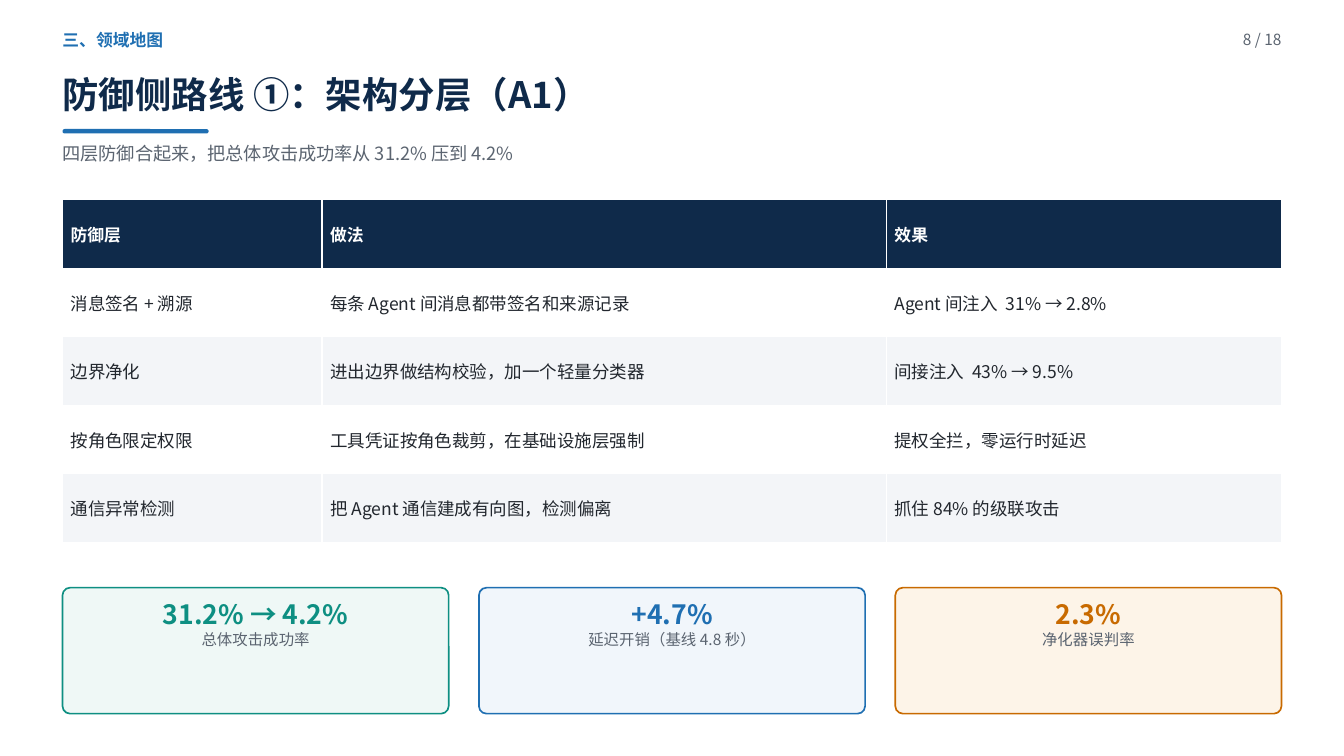
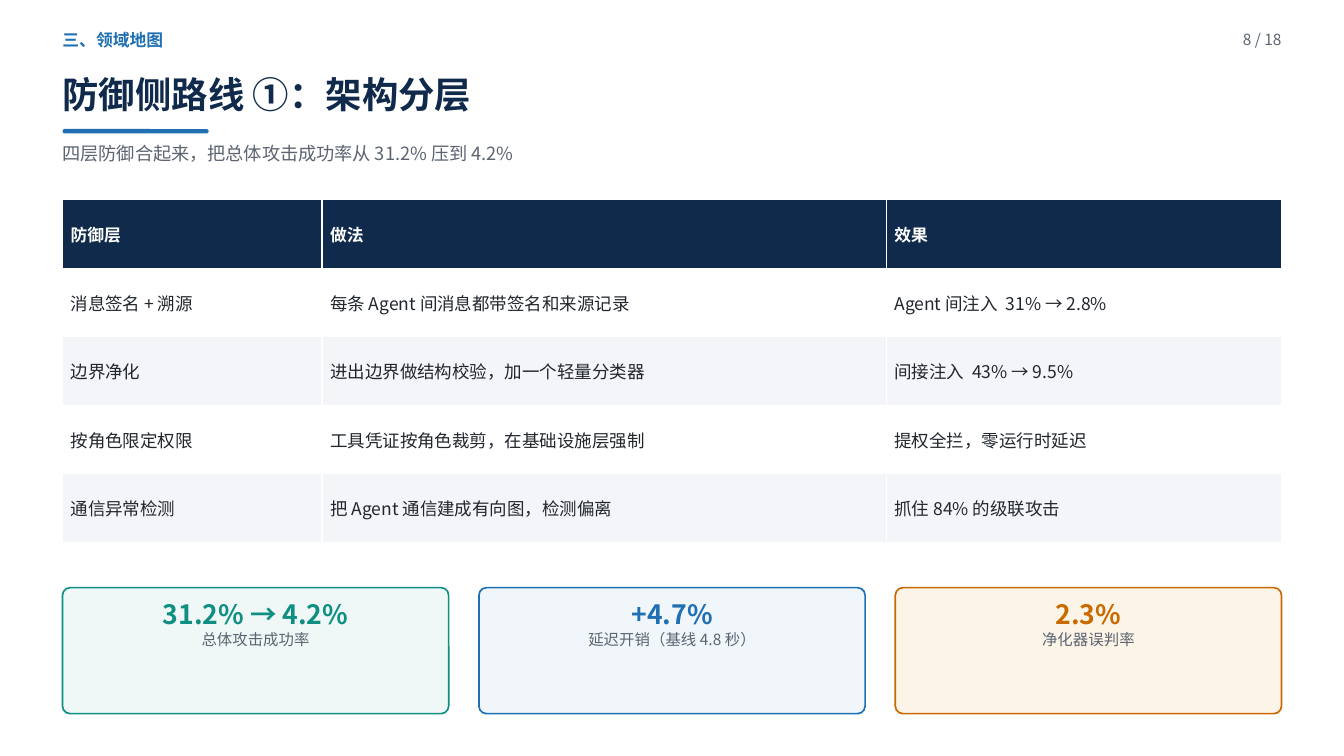
Before and after one commit to yiiiiiii1/multi-agent-remote-sensing, a slide deck: slide 8 of 阶段2-卫星多智能体防御/presentations/新方向调研汇报.pptx. Drawn at 1344x756 pixels with LibreOffice and Linux fonts; fonts in the diff are those of the drawing. Boxes give left, top, right and bottom in pixels: in the first picture for what was removed or moved away, otherwise in the second. Text is boxed around its words. In the diff, an @@ line names an element or a change of style, - is before the commit and + after.

```diff
--- a/阶段2-卫星多智能体防御/presentations/新方向调研汇报.pptx
+++ b/阶段2-卫星多智能体防御/presentations/新方向调研汇报.pptx
@@ text at [62,77,471,112]: text changed @@
-防御侧路线 ①：架构分层（A1）
+防御侧路线 ①：架构分层
```
Also in this commit, not shown: 8 other slides changed, 1 other file.
